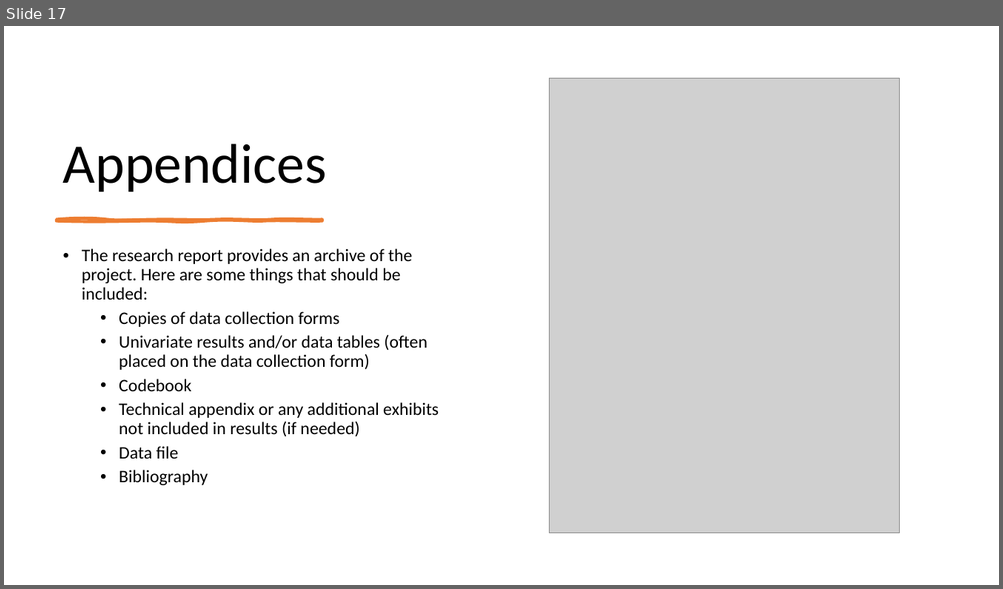
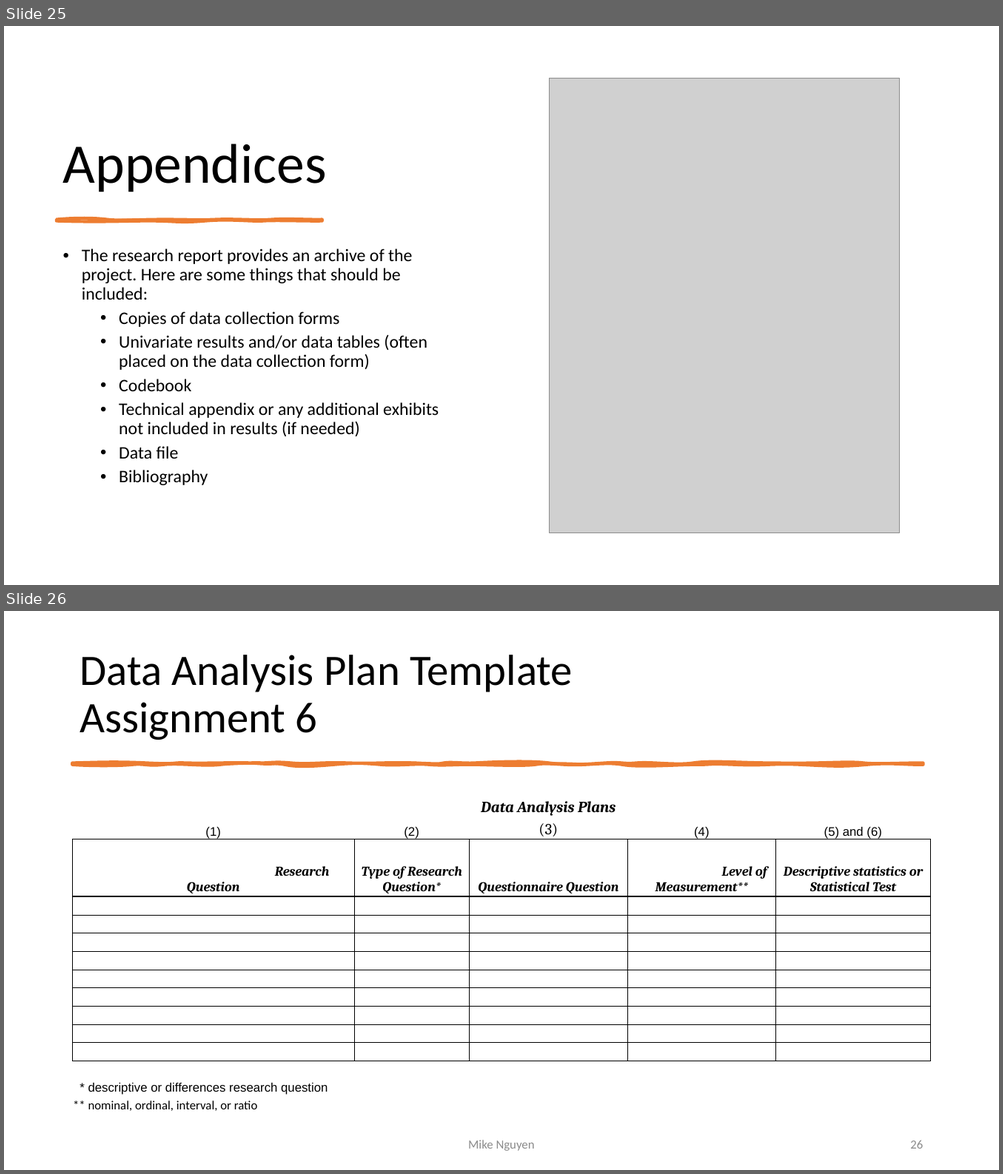
Before and after one commit to mikenguyen13/mar4050, a slide deck: lectures/10/2_Research Presentation.pptx. Shown one above the other, each under a label of ours: slide 17 before the commit, slides 25 and 26 after it. The pictures are 1003x589 and 1003x1174 pixels, drawn with LibreOffice and Linux fonts; fonts in the diff are those of the drawing; grey boxes stand for pictures. Boxes give left, top, right and bottom in pixels: in the first picture for what was removed or moved away, otherwise in the second. Text is boxed around its words. In the diff, an @@ line names an element or a change of style, - is before the commit and + after.

```diff
--- a/lectures/10/2_Research Presentation.pptx
+++ b/lectures/10/2_Research Presentation.pptx
@@ slide 26 added at (4, 611, 999, 1170), background #FFFFFF @@
@@ title added at (79, 655, 572, 740), 42 pt, text #000000 @@
+Data Analysis Plan Template
+Assignment 6
@@ freeform shape added at (73, 763, 923, 765), fill #ED7D31, outline #ED7D31 3.25 pt @@
@@ table added at (73, 794, 930, 1114), 16 rows, 5 columns @@
+ |  | Data Analysis Plans |  | 
+(1) | (2) | (3) | (4) | (5) and (6)
+ |  |  |  | 
+Research Question | Type of Research Question* | Questionnaire Question | Level of Measurement** | Descriptive statistics or Statistical Test
+ |  |  |  | 
+ |  |  |  | 
+ |  |  |  | 
+ |  |  |  | 
+ |  |  |  | 
+ |  |  |  | 
+ |  |  |  | 
+ |  |  |  | 
+ |  |  |  | 
+ |  |  |  | 
+* descriptive or differences research question |  |  |  | 
+** nominal, ordinal, interval, or ratio |  |  |  | 
@@ text added at (468, 1140, 535, 1151), 12 pt, text #8C8C8C @@
+Mike Nguyen
@@ page number added at (910, 1141, 922, 1149), 12 pt, text #8C8C8C @@
+26
@@ what was slide 17 is now slide 25 @@
```
Also in this commit, not shown: 3 slides changed, 9 other slides added, 9 other files.
